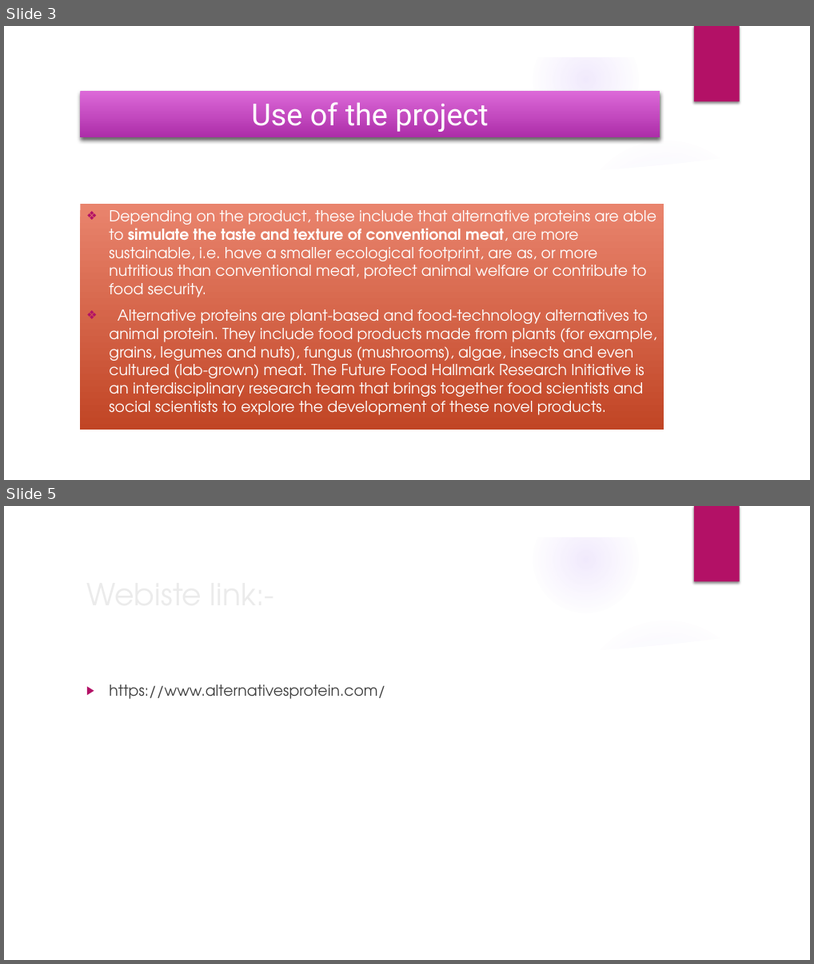
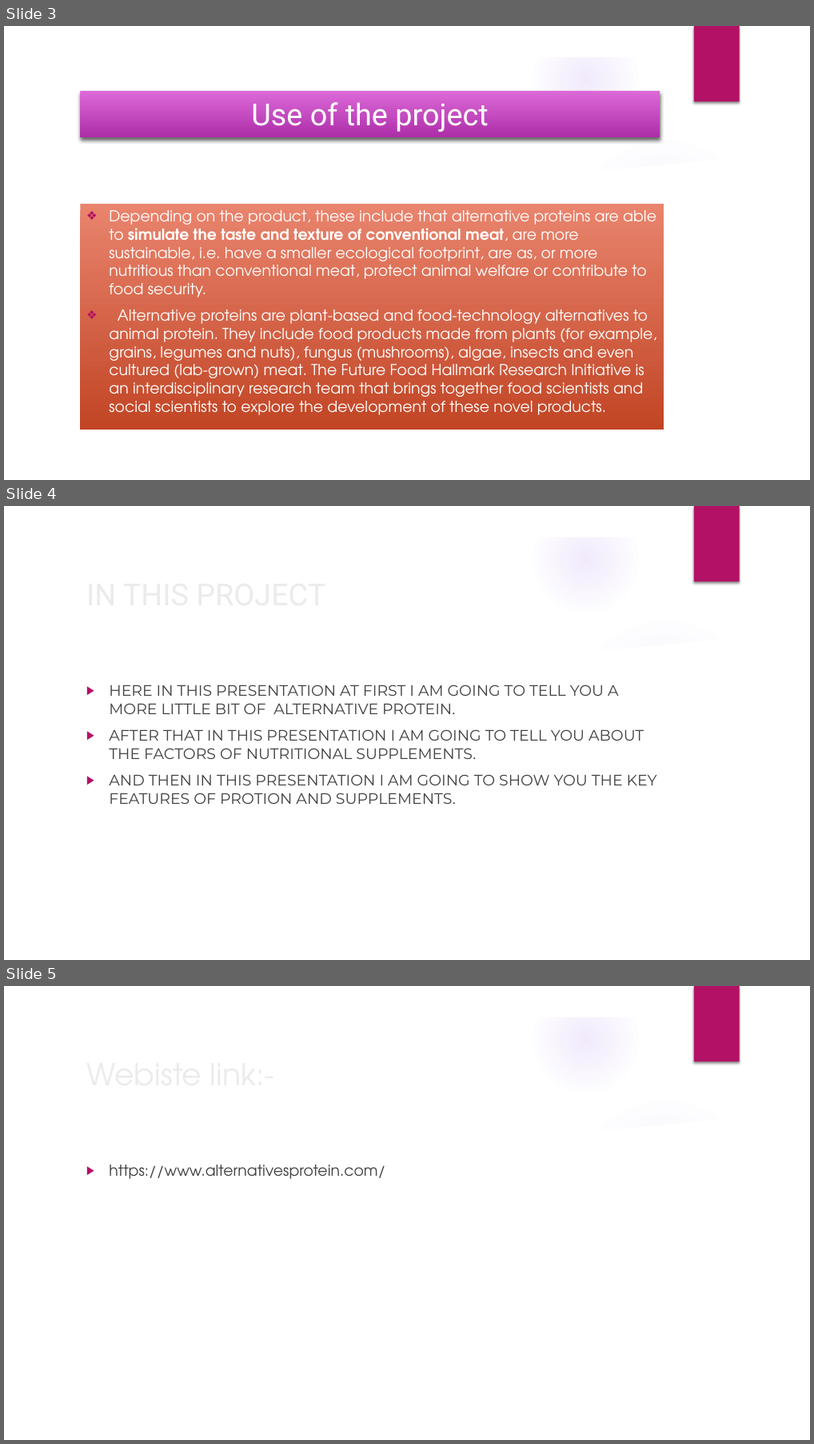
Before and after one commit to jeetdodia/Alternative-protein-and-nutritional-supplements, a slide deck: PID Presentation.pptx. Shown one above the other, each under a label of ours: slides 3 and 5 before the commit, slides 3, 4 and 5 after it; the slides between them are not shown. The pictures are 814x964 and 814x1444 pixels, drawn with LibreOffice and Linux fonts; fonts in the diff are those of the drawing; background and template pictures are left out. Boxes give left, top, right and bottom in pixels: in the first picture for what was removed or moved away, otherwise in the second. Text is boxed around its words. In the diff, an @@ line names an element or a change of style, - is before the commit and + after.

```diff
--- a/PID Presentation.pptx
+++ b/PID Presentation.pptx
@@ slide 4 added at (4, 506, 810, 960), background picture (left out); not listed: 9 template elements that a slide beside it also shows @@
@@ title added at (80, 570, 660, 616), 36 pt, text #EBEBEB @@
+IN THIS PROJECT
@@ text added at (109, 684, 658, 804), 18 pt, text #404040 @@
+▶ HERE IN THIS PRESENTATION AT FIRST I AM GOING TO TELL YOU A MORE LITTLE BIT OF ALTERNATIVE PROTEIN.
+▶ AFTER THAT IN THIS PRESENTATION I AM GOING TO TELL YOU ABOUT THE FACTORS OF NUTRITIONAL SUPPLEMENTS.
+▶ AND THEN IN THIS PRESENTATION I AM GOING TO SHOW YOU THE KEY FEATURES OF PROTION AND SUPPLEMENTS.
```
Also in this commit, not shown: 4 other slides added, 1 slide removed.
